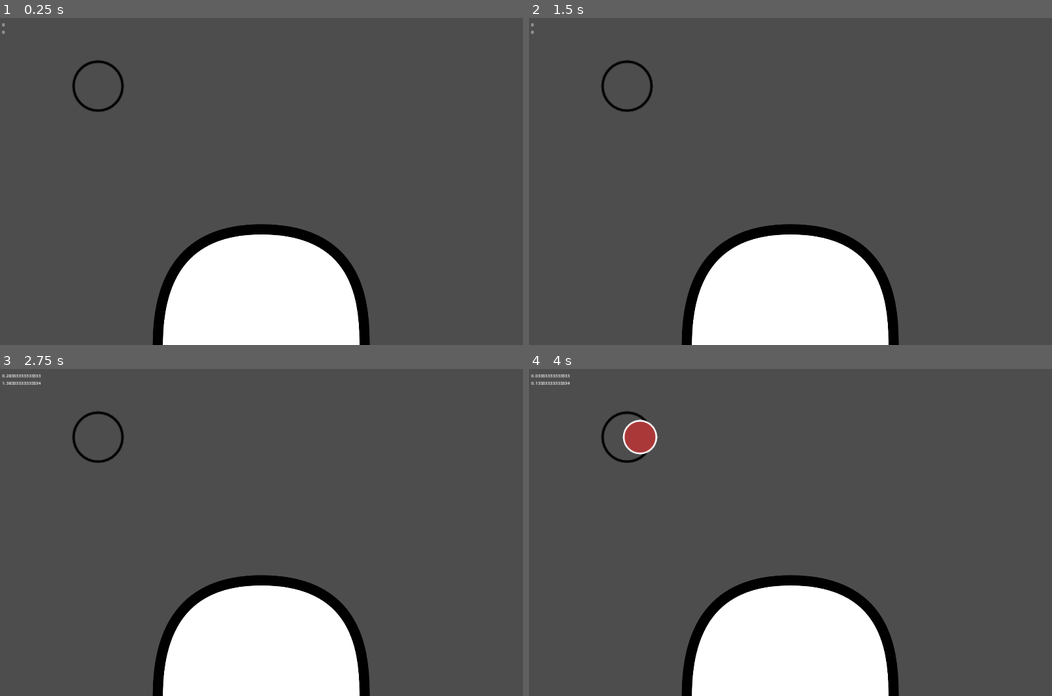
Above: before the commit, frames 1-4 (two rows, left to right).
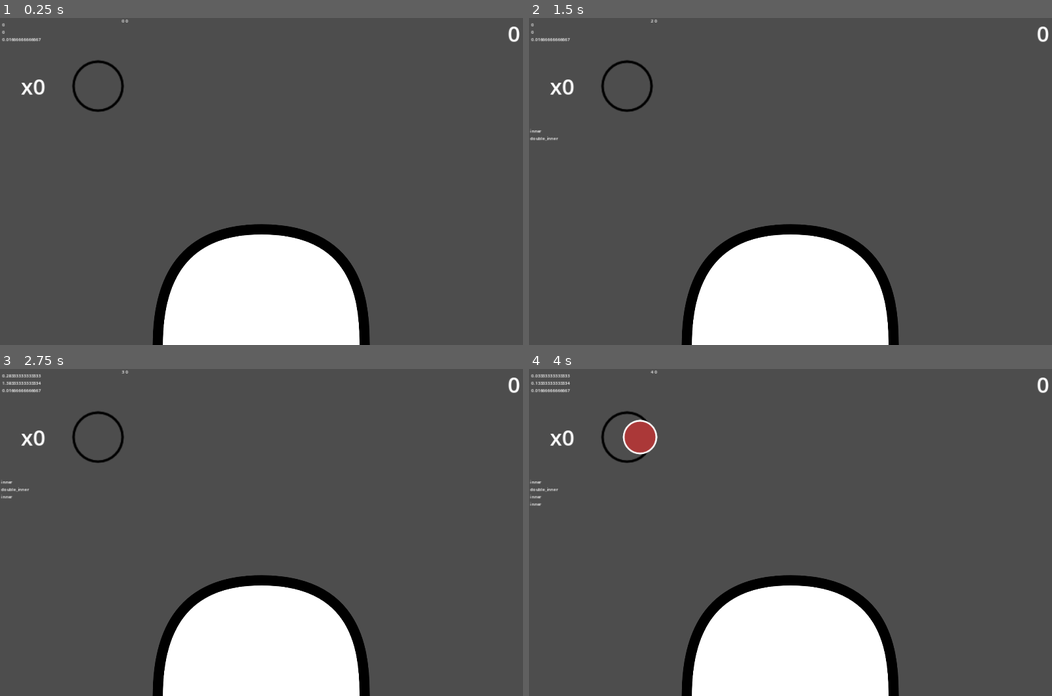
Above: after the commit, the same moments.

Repository: Ryuuguu-Rena/godot-taiko
Game: Godot game, scene res://game/game.tscn
Two runs of this game, one before a commit and one after it. Both use one fixed random seed, a clock stepped at 60 frames per second and the inputs below.
Inputs:
- Up to frame 1 (0.25 s): no input
- Up to frame 2 (1.5 s): tap Enter at 0.5 s; hold . (inner_right, bound only after the commit) 0.53-1.28 s; tap Space at 1.25 s; hold , (inner_left, bound only after the commit) from 1.28 s (still down)
- Up to frame 3 (2.75 s): tap Enter at 2 s; release , (inner_left, bound only after the commit) at 2.03 s; hold . (inner_right, bound only after the commit) from 2.03 s (still down)
- Up to frame 4 (4 s): tap Space at 2.75 s; release . (inner_right, bound only after the commit) at 3.53 s; hold , (inner_left, bound only after the commit) from 3.53 s (still down)

The runs differ from the first frame. In frame 1, 0.2% of the frame differs, in the area x 0-100%, y 0-24%; in frame 2, 0.3%; in frame 3, 0.3%; in frame 4, 0.3%, in the area x 0-100%, y 0-42%.

Commit message:
add hit input, hit sounds

Diff:
--- /dev/null
+++ b/default_bus_layout.tres
@@ -0,0 +1,3 @@
+[gd_resource type="AudioBusLayout" format=3 uid="uid://ch4otrqxp4t3a"]
+
+[resource]
--- a/game/HUD.tscn
+++ b/game/HUD.tscn
@@ -1,7 +1,15 @@
-[gd_scene load_steps=7 format=3 uid="uid://cg773y0wxvc4y"]
+[gd_scene load_steps=10 format=3 uid="uid://cg773y0wxvc4y"]
 
 [ext_resource type="Script" path="res://game/hud.gd" id="1_vfkar"]
 [ext_resource type="Texture2D" uid="uid://rsr8inupd6if" path="res://resource/taiko_drum.png" id="2_iqotm"]
+[ext_resource type="AudioStream" uid="uid://b3h1n34i3ifjh" path="res://resource/sounds/taiko-hit-2.wav" id="3_xbht8"]
+[ext_resource type="AudioStream" uid="uid://cde4dir106r23" path="res://resource/sounds/taiko-drum-sticks-3.wav" id="4_bu1el"]
+
+[sub_resource type="ConvexPolygonShape2D" id="ConvexPolygonShape2D_pt5ux"]
+points = PackedVector2Array(0, 0, 400, 0, 393, -100, 371, -200, 323, -300, 208, -400, 0, -440)
+
+[sub_resource type="ConvexPolygonShape2D" id="ConvexPolygonShape2D_pin7y"]
+points = PackedVector2Array(0, 0, -400, 0, -393, -100, -371, -200, -323, -300, -208, -400, 0, -440)
 
 [sub_resource type="ConvexPolygonShape2D" id="ConvexPolygonShape2D_ef3q1"]
 points = PackedVector2Array(0, 0, -560, 0, -567, -100, -589, -200, -637, -300, -752, -400, -960, -440, -960, -600, 0, -600)
@@ -9,11 +17,8 @@
 [sub_resource type="ConvexPolygonShape2D" id="ConvexPolygonShape2D_chdxr"]
 points = PackedVector2Array(0, 0, 560, 0, 567, -100, 589, -200, 637, -300, 752, -400, 960, -440, 960, -600, 0, -600)
 
-[sub_resource type="ConvexPolygonShape2D" id="ConvexPolygonShape2D_pt5ux"]
-points = PackedVector2Array(0, 0, 400, 0, 393, -100, 371, -200, 323, -300, 208, -400, 0, -440)
-
-[sub_resource type="ConvexPolygonShape2D" id="ConvexPolygonShape2D_pin7y"]
-points = PackedVector2Array(0, 0, -400, 0, -393, -100, -371, -200, -323, -300, -208, -400, 0, -440)
+[sub_resource type="LabelSettings" id="LabelSettings_ate5g"]
+font_size = 80
 
 [node name="Hud" type="Node"]
 script = ExtResource("1_vfkar")
@@ -21,6 +26,14 @@
 [node name="Drum" type="Sprite2D" parent="."]
 position = Vector2(960, 944)
 texture = ExtResource("2_iqotm")
+
+[node name="InnerRight" type="TouchScreenButton" parent="."]
+position = Vector2(960, 1200)
+shape = SubResource("ConvexPolygonShape2D_pt5ux")
+
+[node name="InnerLeft" type="TouchScreenButton" parent="."]
+position = Vector2(960, 1200)
+shape = SubResource("ConvexPolygonShape2D_pin7y")
 
 [node name="OuterRight" type="TouchScreenButton" parent="."]
 position = Vector2(1920, 1200)
@@ -30,19 +43,55 @@
 position = Vector2(0, 1200)
 shape = SubResource("ConvexPolygonShape2D_chdxr")
 
-[node name="InnerRight" type="TouchScreenButton" parent="."]
-position = Vector2(960, 1200)
-shape = SubResource("ConvexPolygonShape2D_pt5ux")
+[node name="InnerTimer" type="Timer" parent="."]
+wait_time = 0.05
+one_shot = true
 
-[node name="InnerLeft" type="TouchScreenButton" parent="."]
-position = Vector2(960, 1200)
-shape = SubResource("ConvexPolygonShape2D_pin7y")
+[node name="OuterTimer" type="Timer" parent="."]
+wait_time = 0.05
+one_shot = true
 
+[node name="InnerAudio" type="AudioStreamPlayer2D" parent="."]
+position = Vector2(967, 601)
+stream = ExtResource("3_xbht8")
+volume_db = 8.0
+
+[node name="OuterAudio" type="AudioStreamPlayer2D" parent="."]
+position = Vector2(969, 565)
+stream = ExtResource("4_bu1el")
+volume_db = 10.0
+
+[node name="Multiplier" type="Label" parent="."]
+offset_left = 22.0
+offset_top = 180.0
+offset_right = 222.0
+offset_bottom = 320.0
+text = "x0"
+label_settings = SubResource("LabelSettings_ate5g")
+horizontal_alignment = 1
+vertical_alignment = 1
+
+[node name="Points" type="Label" parent="."]
+offset_left = 1396.0
+offset_right = 1910.0
+offset_bottom = 137.0
+text = "0"
+label_settings = SubResource("LabelSettings_ate5g")
+horizontal_alignment = 2
+
+[node name="Label" type="Label" parent="."]
+offset_left = 447.0
+offset_top = -2.0
+offset_right = 633.0
+offset_bottom = 71.0
+
+[connection signal="pressed" from="InnerRight" to="." method="inner_press"]
+[connection signal="released" from="InnerRight" to="." method="inner_releas"]
+[connection signal="pressed" from="InnerLeft" to="." method="inner_press"]
+[connection signal="released" from="InnerLeft" to="." method="inner_releas"]
 [connection signal="pressed" from="OuterRight" to="." method="outer_press"]
 [connection signal="released" from="OuterRight" to="." method="outer_releas"]
 [connection signal="pressed" from="OuterLeft" to="." method="outer_press"]
 [connection signal="released" from="OuterLeft" to="." method="outer_releas"]
-[connection signal="pressed" from="InnerRight" to="." method="inner_press"]
-[connection signal="released" from="InnerRight" to="." method="inner_releas"]
-[connection signal="pressed" from="InnerLeft" to="." method="inner_press"]
-[connection signal="released" from="InnerLeft" to="." method="inner_releas"]
+[connection signal="timeout" from="InnerTimer" to="." method="_on_inner_timer_timeout"]
+[connection signal="timeout" from="OuterTimer" to="." method="_on_outer_timer_timeout"]
--- a/game/game.gd
+++ b/game/game.gd
@@ -12,8 +12,8 @@
 	hits = [
 		{'type': Constants.HitType.RED, 'delay': 1},
 		{'type': Constants.HitType.BLUE, 'delay': 1},
-		{'type': Constants.HitType.BLUE, 'delay': 2},
-		{'type': Constants.HitType.RED, 'delay': 1},
+		{'type': Constants.HitType.BIGBLUE, 'delay': 2},
+		{'type': Constants.HitType.BIGRED, 'delay': 1},
 	]
 	ar = 1
 	acc = 0.1
@@ -21,7 +21,8 @@
 
 
 func _process(delta: float) -> void:
-	$Label.text = str($HitStartTimer.time_left) + '\n' + str($HitEndTimer.time_left)
+	$Label.text = (str($HitStartTimer.time_left) + '\n' + str($HitEndTimer.time_left) +
+	'\n' + str(delta))
 
 
 func instantiate_hit(dict_hit) -> void:
@@ -49,15 +50,33 @@
 
 func drum_press(press_type: String) -> void:
 	var rest_time = $HitEndTimer.time_left
-	if rest_time <= acc * 2:
+	if 0 < rest_time && rest_time <= acc * 2:
 		var hit_type = next_hit(rest_time)
-		if (press_type == 'inner' and hit_type == Constants.HitType.RED or
-			press_type == 'outer' and hit_type == Constants.HitType.BLUE):
+		var is_excellent_interval = abs(rest_time - acc) <= acc / 2
+		var is_correct_press = ((press_type == 'inner' || press_type == 'double_inner') &&
+			hit_type == Constants.HitType.RED ||
+			(press_type == 'outer' || press_type == 'double_outer') &&
+			hit_type == Constants.HitType.BLUE)
+		var is_correct_double_press = (press_type == 'double_inner' &&
+			hit_type == Constants.HitType.BIGRED ||
+			press_type == 'double_outer' &&
+			hit_type == Constants.HitType.BIGBLUE)
+
+		if is_excellent_interval && (is_correct_press || is_correct_double_press):
 			$CircleRate.play_animation('excellent')
+			$Hud.add_points(300)
+			$Label3.text += str(abs(rest_time - acc)) + 'exce\n'
+		elif (!is_excellent_interval && (is_correct_press || is_correct_double_press) ||
+			is_excellent_interval && !is_correct_double_press):
+			$CircleRate.play_animation('good')
+			$Hud.add_points(100)
+			$Label3.text += str(abs(rest_time - acc)) + 'good\n'
 		else:
 			$CircleRate.play_animation('bad')
+			$Hud.break_multiplier()
+			$Label3.text += '\n'
 		#добавить очки
-		$Label2.text += press_type + ' ' + str(hit_type == Constants.HitType.RED) + '\n'
+	$Label2.text += press_type + '\n'
 
 
 func _on_start_timer_timeout() -> void:
@@ -78,4 +97,5 @@
 
 func _on_hit_end_timer_timeout() -> void:
 	$CircleRate.play_animation('bad')
+	$Hud.break_multiplier()
 	next_hit(0)
--- a/game/game.tscn
+++ b/game/game.tscn
@@ -75,10 +75,16 @@
 [node name="HitStartTimer" type="Timer" parent="."]
 wait_time = 0.05
 
+[node name="Label3" type="Label" parent="."]
+offset_left = 338.0
+offset_top = 411.0
+offset_right = 576.0
+offset_bottom = 600.0
+
 [node name="Label2" type="Label" parent="."]
 offset_left = 4.0
 offset_top = 402.0
-offset_right = 1911.0
+offset_right = 242.0
 offset_bottom = 591.0
 
 [node name="Label" type="Label" parent="."]
--- a/game/hit.gd
+++ b/game/hit.gd
@@ -5,6 +5,14 @@
 
 func _ready() -> void:
 	if type == Constants.HitType.RED:
-		$Sprite2D.play("red")
+		$Sprite2D.play('red')
+		$Sprite2D.set_scale(Vector2(2, 2))
 	elif type == Constants.HitType.BLUE:
-		$Sprite2D.play("blue")
+		$Sprite2D.play('blue')
+		$Sprite2D.set_scale(Vector2(2, 2))
+	elif type == Constants.HitType.BIGRED:
+		$Sprite2D.play('red')
+		$Sprite2D.set_scale(Vector2(3, 3))
+	else:
+		$Sprite2D.play('blue')
+		$Sprite2D.set_scale(Vector2(3, 3))
--- a/game/hud.gd
+++ b/game/hud.gd
@@ -1,18 +1,44 @@
 extends Node
 
-var inner_count = 0
-var outer_count = 0
 signal inner
 signal outer
 signal double_inner
 signal double_outer
 
+var multiplier = 0
+var points = 0
+var inner_count = 0
+var outer_count = 0
+var current_inner_signal
+var current_outer_signal
+
+
+func _process(delta: float) -> void:
+	if (Input.is_action_just_pressed('inner_left') ||
+		Input.is_action_just_pressed('inner_right')):
+		inner_press()
+	elif (Input.is_action_just_pressed('outer_left') ||
+		Input.is_action_just_pressed('outer_right')):
+		outer_press()
+	elif (Input.is_action_just_released('inner_left') ||
+		Input.is_action_just_released('inner_right')):
+		inner_releas()
+	elif (Input.is_action_just_released('outer_left') ||
+		Input.is_action_just_released('outer_right')):
+		outer_releas()
+
+	$Label.text = str(inner_count) + ' ' + str(outer_count)
+
 
 func inner_press() -> void:
+	$InnerAudio.play()
+	if $InnerTimer.is_stopped():
+		$InnerTimer.start()
 	inner_count += 1
-	inner.emit()
 	if inner_count == 2:
-		double_inner.emit()
+		current_inner_signal = double_inner
+	else:
+		current_inner_signal = inner
 
 
 func inner_releas() -> void:
@@ -20,11 +46,37 @@
 
 
 func outer_press() -> void:
+	$OuterAudio.play()
+	if $OuterTimer.is_stopped():
+		$OuterTimer.start()
 	outer_count += 1
-	outer.emit()
 	if outer_count == 2:
-		double_outer.emit()
+		current_outer_signal = double_outer
+	else:
+		current_outer_signal = outer
 
 
 func outer_releas() -> void:
 	outer_count -= 1
+
+
+func add_points(new_points) -> void:
+	points += new_points + new_points * multiplier * 0.1
+	multiplier += 1
+	$Points.text = str(points)
+	$Multiplier.text = 'x' + str(multiplier)
+
+
+func break_multiplier() -> void:
+	multiplier = 0
+	$Multiplier.text = 'x0'
+
+
+func _on_inner_timer_timeout() -> void:
+	current_inner_signal.emit()
+	current_inner_signal = null
+
+
+func _on_outer_timer_timeout() -> void:
+	current_outer_signal.emit()
+	current_outer_signal = null
--- a/project.godot
+++ b/project.godot
@@ -23,16 +23,24 @@
 
 [input]
 
-inside_drum_press={
+inner_left={
 "deadzone": 0.5,
 "events": [Object(InputEventKey,"resource_local_to_scene":false,"resource_name":"","device":-1,"window_id":0,"alt_press …(191 unchanged characters)…
-, Object(InputEventKey,"resource_local_to_scene":false,"resource_name":"","device":-1,"window_id":0,"alt_pressed":false,"shift_pressed":false,"ctrl_pressed":false,"meta_pressed":false,"pressed":false,"keycode":0,"physical_keycode":46,"key_label":0,"unicode":46,"location":0,"echo":false,"script":null)
 ]
 }
-outside_drum_press={
+inner_right={
+"deadzone": 0.5,
+"events": [Object(InputEventKey,"resource_local_to_scene":false,"resource_name":"","device":-1,"window_id":0,"alt_pressed":false,"shift_pressed":false,"ctrl_pressed":false,"meta_pressed":false,"pressed":false,"keycode":0,"physical_keycode":46,"key_label":0,"unicode":46,"location":0,"echo":false,"script":null)
+]
+}
+outer_left={
 "deadzone": 0.5,
 "events": [Object(InputEventKey,"resource_local_to_scene":false,"resource_name":"","device":-1,"window_id":0,"alt_press …(192 unchanged characters)…
-, Object(InputEventKey,"resource_local_to_scene":false,"resource_name":"","device":-1,"window_id":0,"alt_pressed":false,"shift_pressed":false,"ctrl_pressed":false,"meta_pressed":false,"pressed":false,"keycode":0,"physical_keycode":47,"key_label":0,"unicode":47,"location":0,"echo":false,"script":null)
+]
+}
+outer_right={
+"deadzone": 0.5,
+"events": [Object(InputEventKey,"resource_local_to_scene":false,"resource_name":"","device":-1,"window_id":0,"alt_pressed":false,"shift_pressed":false,"ctrl_pressed":false,"meta_pressed":false,"pressed":false,"keycode":0,"physical_keycode":47,"key_label":0,"unicode":47,"location":0,"echo":false,"script":null)
 ]
 }
 
Not shown, added: resource/sounds/taiko-drum-sticks-3.wav.import
Not shown, added: resource/sounds/taiko-hit-2.wav.import
Not shown, added: resource/sounds/taiko-drum-sticks-3.wav
Not shown, added: resource/sounds/taiko-hit-2.wav
